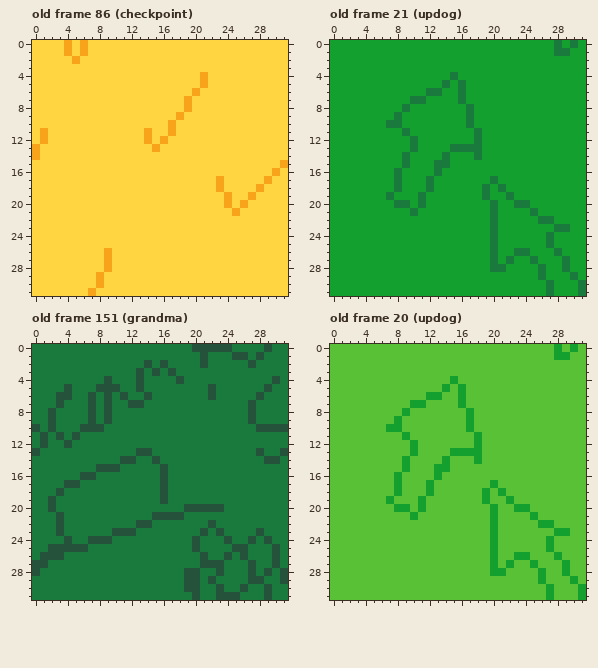
One commit to this pixel-art file: ASSETs/graphics/patterns.aseprite. The picture above was drawn from the file before the commit.
32x32 pixels, 157 frames. Shown: old frame 86 (checkpoint), old frame 21 (updog), old frame 151 (grandma), old frame 20 (updog). The commit also changed other frames, which this record leaves out.
After the commit:
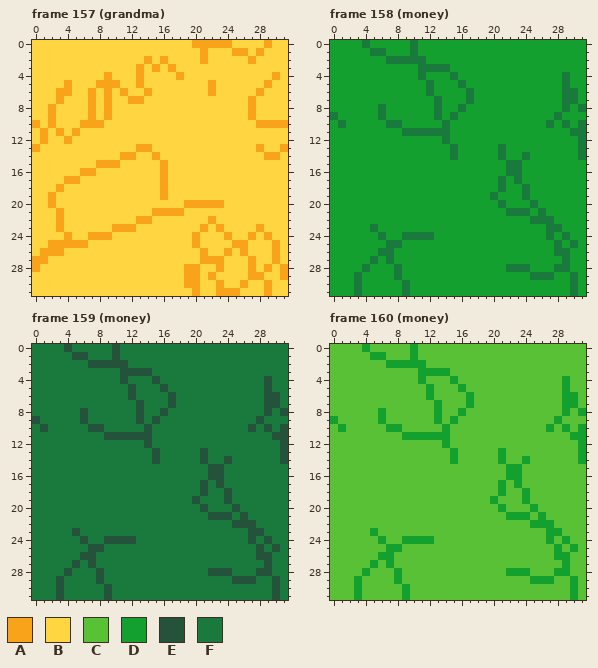
Palette (. is transparent): A #f9a31b  B #ffd541  C #59c135  D #14a02e  E #24523b  F #1a7a3e
A new or re-ordered frame is compared with the old frame closest to it.
Edits made:
frames 157 -> 181
Changed rows in their new state; - is an unchanged pixel.
Frame 157 (grandma) is new; against old frame 86 (checkpoint):
first column x 0:
 0 ----B-B-------------AAAAA----A--
 1 ----B-B--------------A---AA-A---
 2 -----B--------A-A----A-----A----
 3 -------------A-A-A--------------
 4 ---------A---A----A--B--------A-
 5 ----A---AAA--A-------BA------A--
 6 ---AA--A-A-A--A-----B-A-----A---
 7 ---A---A-A--AA-----B-------A----
 8 --A----A-A---------B-------A----
 9 --A----A-A--------B--------A----
10 A-A---AAA--------B----------AAAA
11 ---A-A--------B--B--------------
12 ----A---------B-B---------------
13 -------------AAB------------A--A
14 B----------AA--A-------------AA-
15 --------AAA-----A--------------B
16 ------AA--------A-------------B-
17 ----AA----------A------B-----B--
18 ---A------------A------B----B---
19 --A-------------A-------B--B----
20 --A----------------AAAAAB-B-----
21 ---A-----------AAAA------B------
22 ---A---------AA-------A---------
23 ---A------AAA--------A-A----A---
24 ----A--AAA----------A---A--A-A--
25 --AAAAA-------------A----AA---A-
26 -AAA-----B-----------A--A-A---A-
27 AA-------B-----------AAA---A--A-
28 A--------B---------AA--A---A-A-A
29 --------B----------AA-A----AA--A
30 --------B----------AA--A--A--A--
31 -------B------------A--AAA---A--
Frame 158 (money) is new; against old frame 21 (updog):
first column x 0:
 0 ----F-----F-----------------D-D-
 1 -----FF---F-----------------DD--
 2 -------FFFFF--------------------
 3 -----------FFFF-----------------
 4 -----------F-----------------F--
 5 ------------F-D--------------F--
 6 -------------D--DF-----------FF-
 7 ----------DD-F--DF-----------FF-
 8 ------F--D---F--FD-----------F-F
 9 F-----F-D----F-F-D----------F---
10 -F------------F--D---------F-F-F
11 ----------FFFFF---D-----------FF
12 ----------D---F---D------------F
13 ----------D-----DDD--F---------F
14 ---------D----DF--D--F--F------F
15 ---------D---DD-------FF--------
16 --------D----D--------FF--------
17 --------D---D-------DF-F--------
18 --------D---D------D----F-------
19 -------D---D-------DF-D-F-------
20 --------DD-D--------DF-DDF------
21 ----------D---------D-FFFDF-----
22 --------------------D----F------
23 -----F--------------D------F-D--
24 ------F--FFFF-------D--------F--
25 -------FF-----------D------DF-F-
26 ------FF------------D--DD----F--
27 -----F-F------------D-D--D------
28 ----F---F-----------DDFFF-D-F---
29 ---F----F----------------F-F----
30 ---F-----F-----------------D--FD
31 ---F-----F-----------------D--FD
Frame 159 (money) is new; against old frame 151 (grandma):
first column x 0:
 0 ----E-----E---------FFFFF----F--
 1 -----EE---E----------F---FF-F---
 2 -------EEEEE--F-F----F-----F----
 3 -----------EE-EF-F--------------
 4 ---------F-E-F-E--F----------EF-
 5 ----F---FFF-EF--E-----F---------
 6 ---FF--F-F-FE-F--E----F-----FEE-
 7 ---F---F-F--F----E---------F-EE-
 8 --F---EF-F---E--E----------F-E-E
 9 E-F---EF-F---E-E-----------FE---
10 FEF---F-------E------------EF-F-
11 -F-F-F---EEEEEE---------------EE
12 -F--F---------E----------------E
13 F------------FFE-----E------F---
14 -----------FF--------E--E----FFE
15 --------FFF-----F-----EE--------
16 ------FF--------F-----EE--------
17 ----FF----------F----E-E--------
18 ---F------------F----E--E-------
19 --F-------------F---E---E-------
20 --F----------------FF-FF-E------
21 ---F-----------FFFF---EEE-E-----
22 ---F---------FF-------F--EEE----
23 ---F-E----FFF--------F-F---E----
24 ----F-EFF-EEE-------F---F-------
25 --FFFFFEE-----------F----FF-E---
26 -FFF--EE-------------F--F-F-EEF-
27 FF---E-E-------------FFF---F-EF-
28 F---E---E----------FF-E-E--FE--F
29 ---E----E----------FF-F--EE-F-EF
30 ---E-----E---------FF--F--F--FE-
31 ---E-----E----------F--FFF---FE-
Frame 160 (money) is new; against old frame 20 (updog):
first column x 0:
 0 ----D-----D-----------------C-C-
 1 -----DD---D-----------------CC--
 2 -------DDDDD--------------------
 3 -----------DDDD-----------------
 4 -----------D-----------------D--
 5 ------------D-C--------------D--
 6 -------------C--CD-----------DD-
 7 ----------CC-D--CD-----------DD-
 8 ------D--C---D--DC-----------D-D
 9 D-----D-C----D-D-C----------D---
10 -D------------D--C---------D-D-D
11 ----------DDDDD---C-----------DD
12 ----------C---D---C------------D
13 ----------C-----CCC--D---------D
14 ---------C----CD--C--D--D------D
15 ---------C---CC-------DD--------
16 --------C----C--------DD--------
17 --------C---C-------CD-D--------
18 --------C---C------C----D-------
19 -------C---C-------CD-C-D-------
20 --------CC-C--------CD-CCD------
21 ----------C---------C-DDDCD-----
22 --------------------C----D------
23 -----D--------------C------D-C--
24 ------D--DDDD-------C--------D--
25 -------DD-----------C------CD-D-
26 ------DD------------C--CC----D--
27 -----D-D------------C-C--C------
28 ----D---D-----------CCDDD-C-D---
29 ---D----D----------------D-D----
30 ---D-----D-----------------C--DC
31 ---D-----D-----------------C--DC
